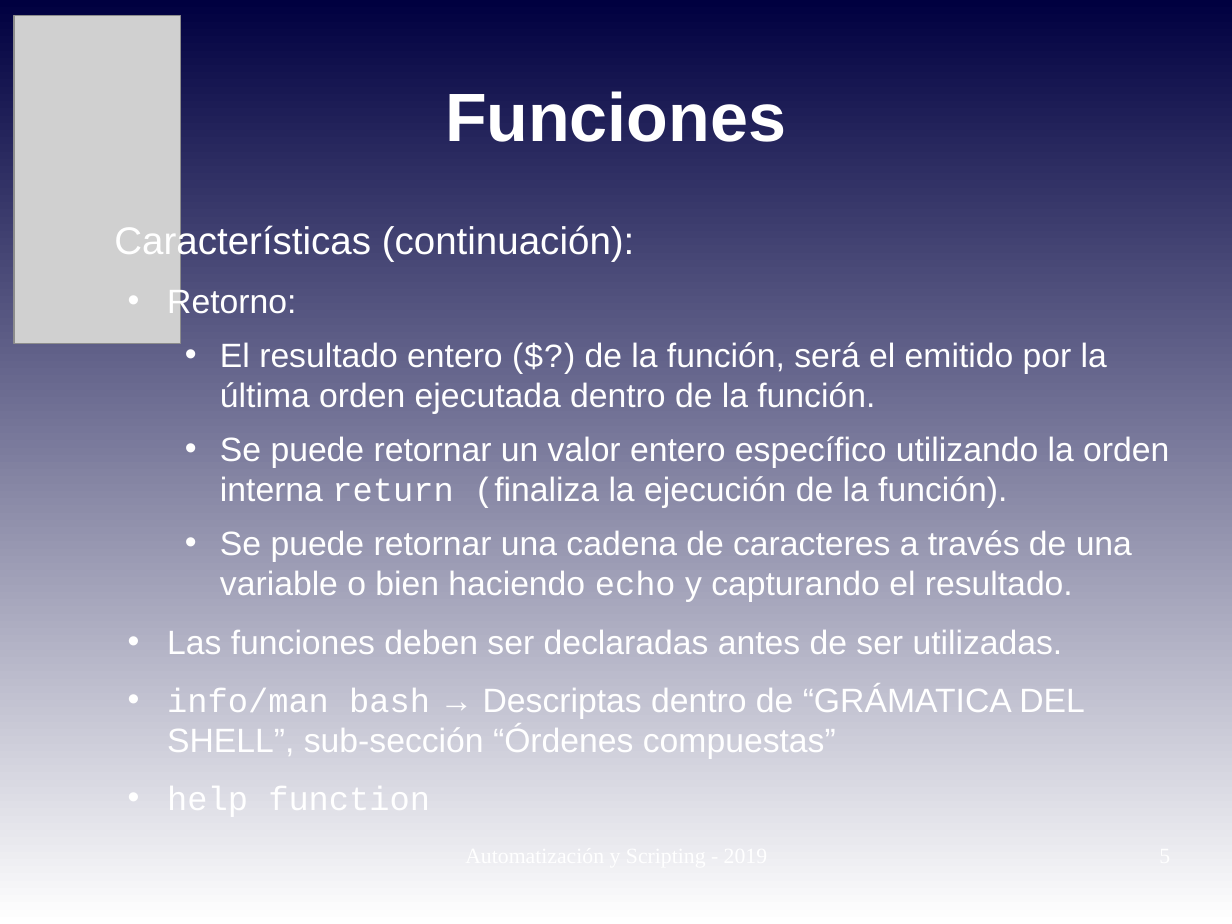
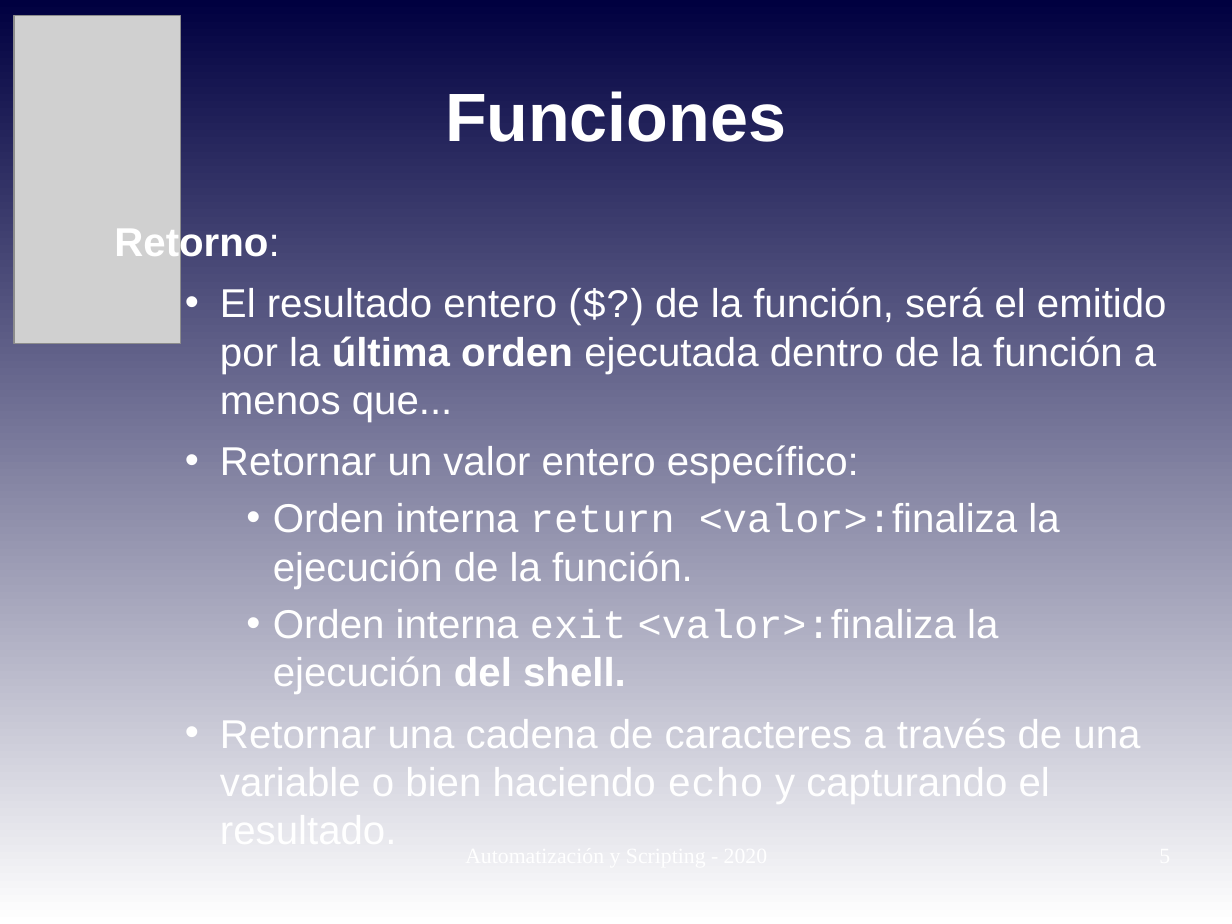
Before and after one commit to niniadcobre/-AutoyScripting, a slide deck: slide 5 of clases/AYS_clase04.odp. Drawn at 1232x924 pixels with LibreOffice and Linux fonts; fonts in the diff are those of the drawing; grey boxes stand for pictures. Boxes give left, top, right and bottom in pixels: in the first picture for what was removed or moved away, otherwise in the second. Text is boxed around its words. In the diff, an @@ line names an element or a change of style, - is before the commit and + after.

```diff
--- a/clases/AYS_clase04.odp
+++ b/clases/AYS_clase04.odp
@@ text at [114, 224, 635, 262]: paragraph removed @@
-Características (continuación):
@@ text at [114, 224, 279, 264]: size 21.7 to 25.9 pt, bold on in "Retorno:"; bullet • to none; list level 2 to 1 in "Retorno:" @@
@@ text at [220, 287, 1167, 809]: text changed; size 21.7 to 25.9 pt @@
-    • El resultado entero ($?) de la función, será el emitido por la última orden ejecutada dentro de la función.
-    • Se puede retornar un valor entero específico utilizando la orden interna return (finaliza la ejecución de la función).
-    • Se puede retornar una cadena de caracteres a través de una variable o bien haciendo echo y capturando el resultado.
-  • Las funciones deben ser declaradas antes de ser utilizadas.
-  • info/man bash → Descriptas dentro de “GRÁMATICA DEL SHELL”, sub-sección “Órdenes compuestas”
-  • help function
+    • El resultado entero ($?) de la función, será el emitido por la última orden ejecutada dentro de la función a menos que...
+    • Retornar un valor entero específico:
+      • Orden interna return <valor>:finaliza la ejecución de la función.
+      • Orden interna exit <valor>:finaliza la ejecución del shell.
+    • Retornar una cadena de caracteres a través de una variable o bien haciendo echo y capturando el resultado.
```
Also in this commit, not shown: 5 other slides changed, 1 slide added, 7 other files.
